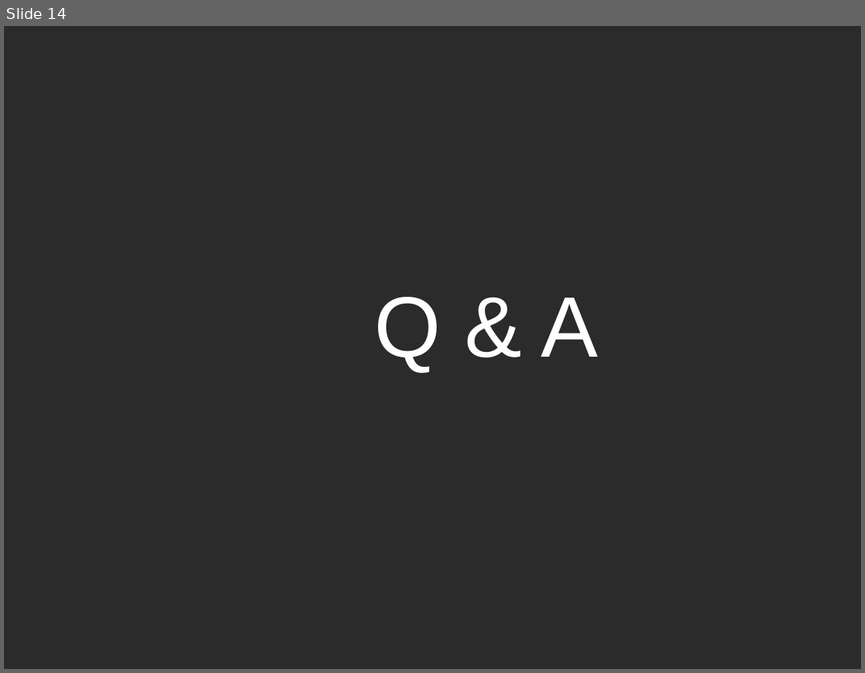
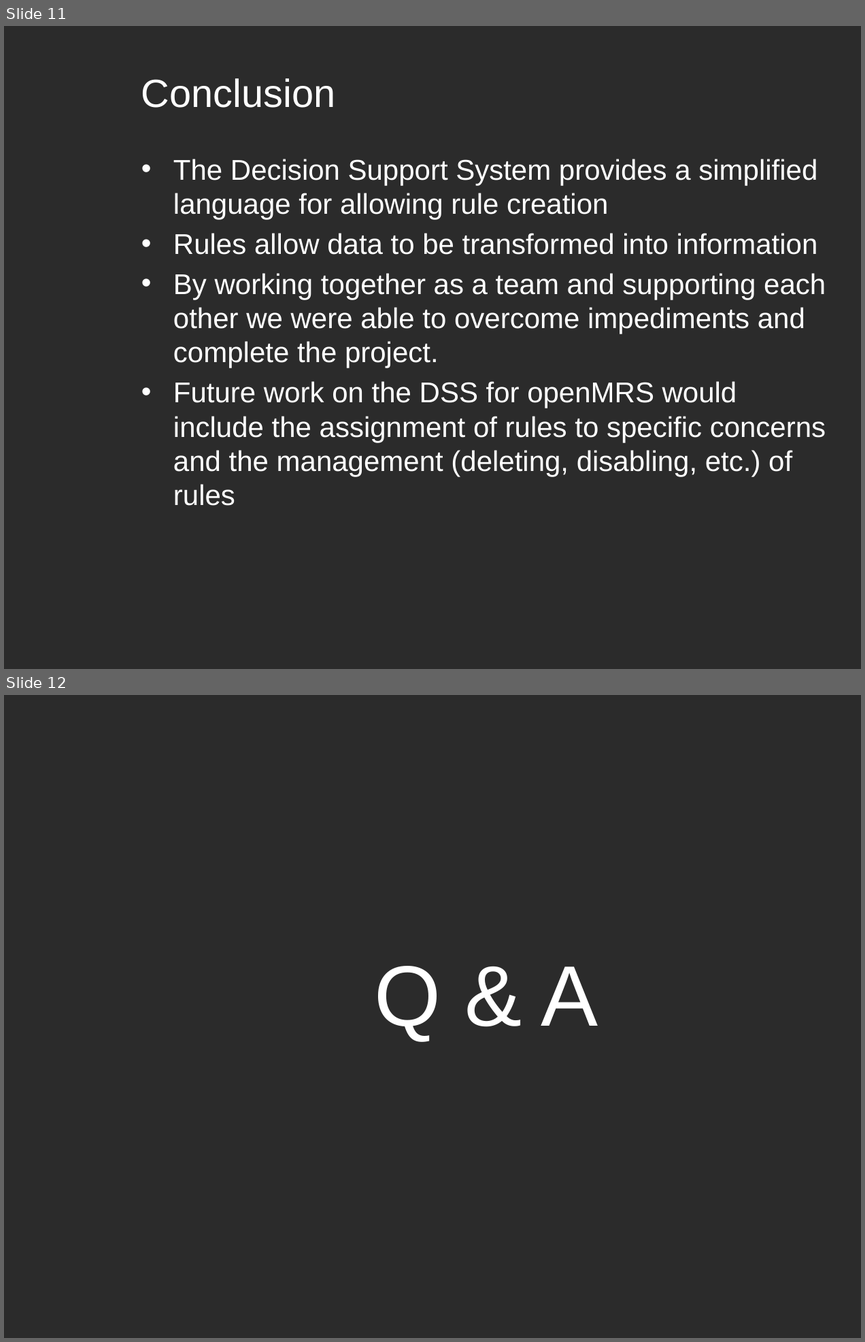
Before and after one commit to darthyoshi/sp2013-csc668-868-group1, a slide deck: trunk/OpenMRSSubmissions/presentation/OpenMRS Presentation.pptx. Shown one above the other, each under a label of ours: slide 14 before the commit, slides 11 and 12 after it. The pictures are 865x673 and 865x1342 pixels, drawn with LibreOffice and Linux fonts; fonts in the diff are those of the drawing; background and template pictures are left out; a plain dark background stands for a picture behind light text. Boxes give left, top, right and bottom in pixels: in the first picture for what was removed or moved away, otherwise in the second. Text is boxed around its words. In the diff, an @@ line names an element or a change of style, - is before the commit and + after.

```diff
--- a/trunk/OpenMRSSubmissions/presentation/OpenMRS Presentation.pptx
+++ b/trunk/OpenMRSSubmissions/presentation/OpenMRS Presentation.pptx
@@ slide 11 added at bbox=[4, 26, 861, 669], background picture (left out) @@
@@ title added at bbox=[141, 78, 336, 108], 33 pt, text #FFFFFF @@
+Conclusion
@@ text added at bbox=[173, 159, 825, 505], 24 pt, text #FFFFFF @@
+• The Decision Support System provides a simplified language for allowing rule creation
+• Rules allow data to be transformed into information
+• By working together as a team and supporting each other we were able to overcome impediments and complete the project.
+• Future work on the DSS for openMRS would include the assignment of rules to specific concerns and the management (deleting, disabling, etc.) of rules
@@ what was slide 14 is now slide 12 @@
```
Also in this commit, not shown: 1 slide changed, 3 other slides added, 6 slides removed.
